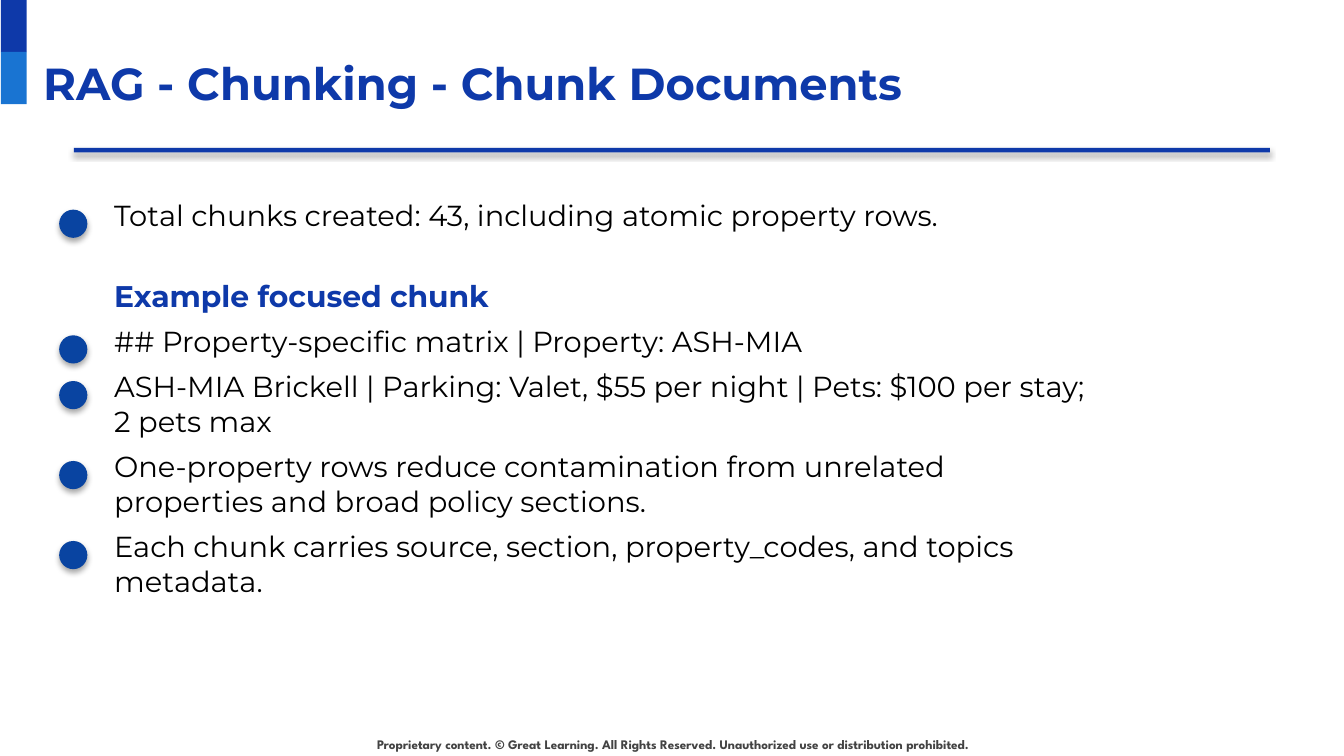
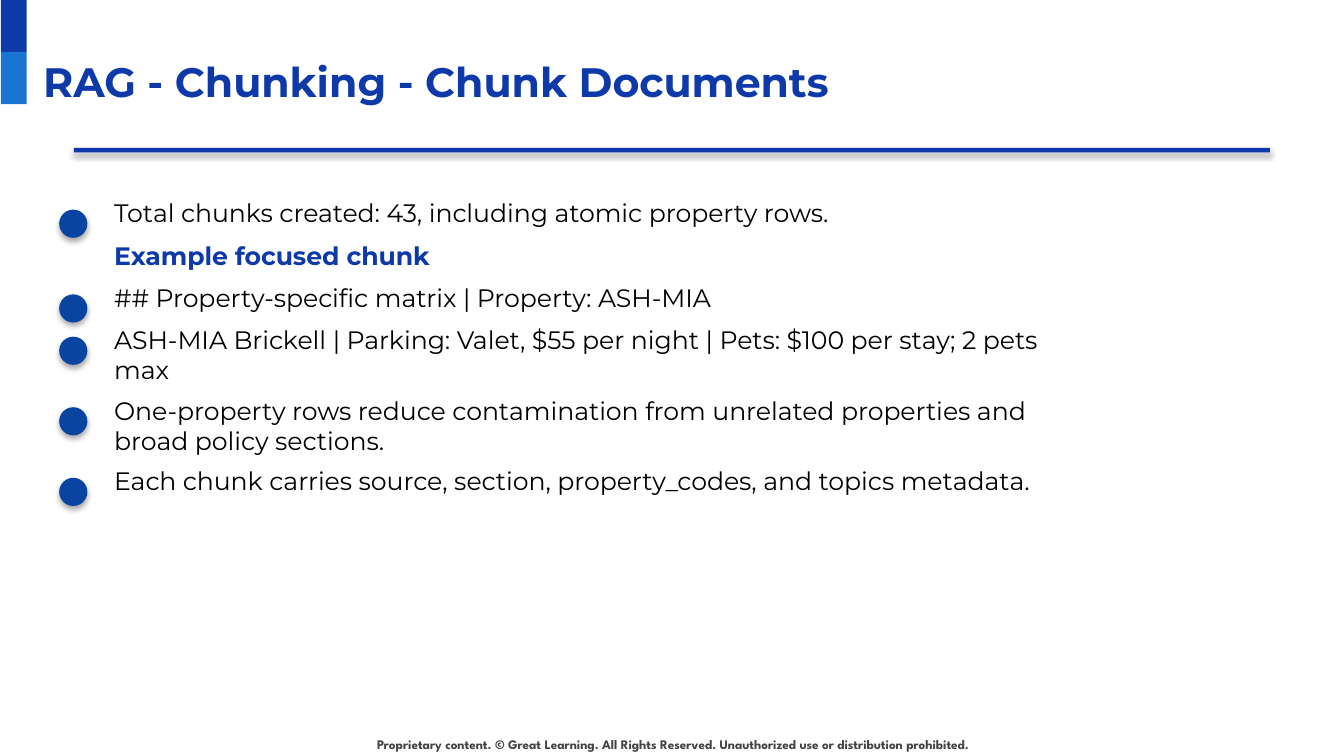
Before and after one commit to raovutukoor1/aurora-stay-qna, a slide deck: slide 8 of presentations/Aurora_Stays_RAG_Project_Presentation_Template_Style.pptx. Drawn at 1344x756 pixels with LibreOffice and Linux fonts; fonts in the diff are those of the drawing; background and template pictures are left out. Boxes give left, top, right and bottom in pixels: in the first picture for what was removed or moved away, otherwise in the second. Text is boxed around its words. In the diff, an @@ line names an element or a change of style, - is before the commit and + after.

```diff
--- a/presentations/Aurora_Stays_RAG_Project_Presentation_Template_Style.pptx
+++ b/presentations/Aurora_Stays_RAG_Project_Presentation_Template_Style.pptx
@@ title "RAG - Chunking - Chunk ..." at (43,64,829,106): size 24 to 22 pt @@
@@ text "Example focused chunk": place and size @@
-text "Example focused chunk" at (114,284,489,313)
+text "Example focused chunk" at (114,246,430,270)
@@ text "Example focused chunk" at (114,246,430,270): size 16 to 13.5 pt @@
@@ ellipse: place and size @@
-ellipse at (59,335,87,363)
+ellipse at (59,294,87,323)
@@ text "## Property-specific matrix | Property: ...": place and size @@
-text "## Property-specific matrix | Property: ..." at (162,330,802,358)
+text "## Property-specific matrix | Property: ..." at (156,288,711,312)
@@ text "ASH-MIA Brickell | Parking: Valet, ...": place and size @@
-text "ASH-MIA Brickell | Parking: Valet, ..." at (114,373,1085,438)
+text "ASH-MIA Brickell | Parking: Valet, ..." at (114,328,1038,379)
@@ ellipse: place and size @@
-ellipse at (59,380,87,409)
+ellipse at (59,336,87,364)
@@ ellipse: place and size @@
-ellipse at (59,461,87,489)
+ellipse at (59,407,87,435)
@@ text "One-property rows reduce contamination from ...": place and size @@
-text "One-property rows reduce contamination from ..." at (114,455,945,518)
+text "One-property rows reduce contamination from ..." at (114,401,1026,455)
@@ ellipse: place and size @@
-ellipse at (59,542,87,570)
+ellipse at (59,477,87,505)
@@ size 15.5 to 13.5 pt in 5 elements at (114,203,829,227), (156,288,711,312), (114,328,1038,379), (114,401,1026,455), (114,471,1030,495) @@
@@ text "Each chunk carries source, section, ...": place and size @@
-text "Each chunk carries source, section, ..." at (114,535,1013,592)
+text "Each chunk carries source, section, ..." at (114,471,1030,495)
```
Also in this commit, not shown: 29 other slides changed, 2 other files.
